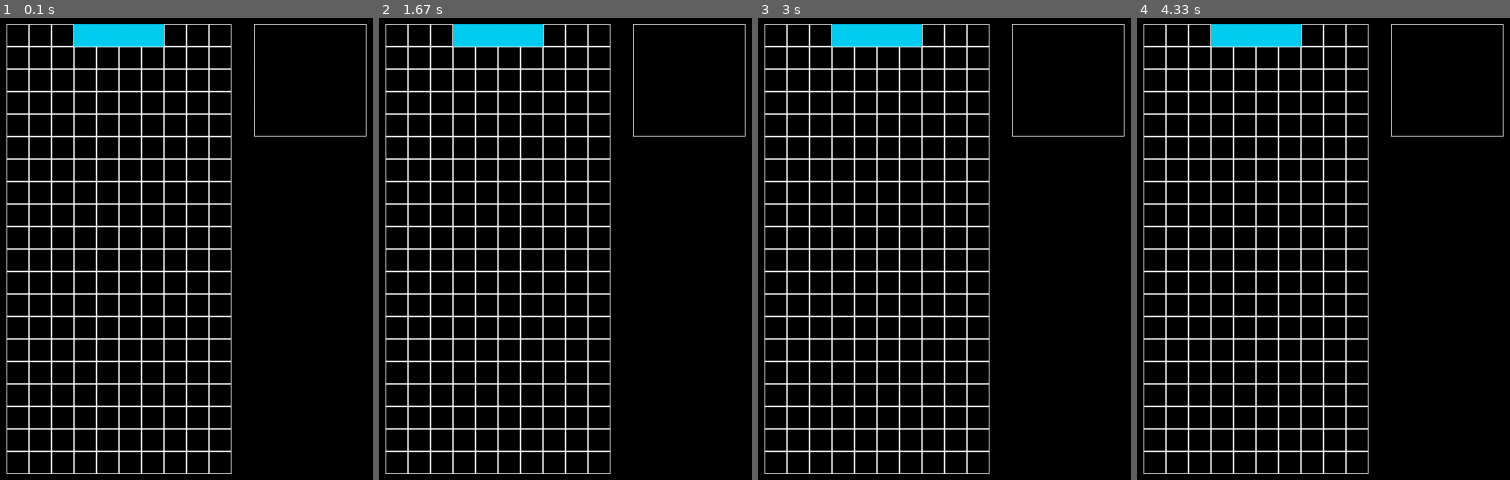
Above: before the commit, frames 1-4 (left to right).
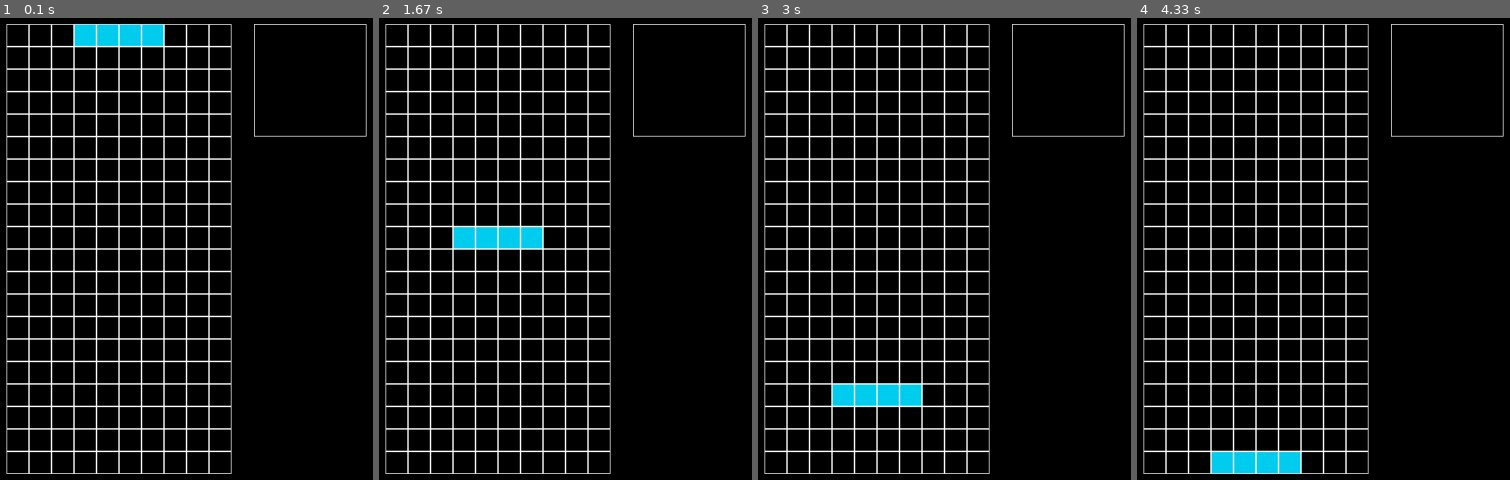
Above: after the commit, the same moments.

Repository: JoshuaEagles/Simple-Pygame-Tetris
Game: pygame game, started from tetris.py
Same seed, same stepped clock (60 frames per second), same inputs: the game is played once before the commit and once after it.
Inputs:
- Up to frame 1 (0.1 s): no input
- Up to frame 2 (1.67 s): hold D 0.33-0.8 s
- Up to frame 3 (3 s): no input
- Up to frame 4 (4.33 s): no input

The runs differ from the first frame. In frame 1, 0.3% of the frame differs, in the area x 19-44%, y 1-7%; in frame 2, 2.3%; in frame 3, 2.3%, in the area x 19-44%, y 1-84%; in frame 4, 2.3%.

Commit message:
Piece with downwards movement

Diff:
--- a/tetris.py
+++ b/tetris.py
@@ -1,4 +1,5 @@
 import sys
+import random
 import pygame
 # pylint: disable=no-name-in-module
 from pygame.locals import (
@@ -11,7 +12,8 @@
     K_RETURN,
     QUIT,
     KEYDOWN,
-    KEYUP
+    KEYUP,
+    SRCALPHA
 )
 # pylint: enable=no-name-in-module
 
@@ -23,7 +25,7 @@
 
 screen = pygame.display.set_mode(window_size)
 # pylint: disable=too-many-function-args
-background = pygame.Surface(window_size)
+background = pygame.Surface(window_size, SRCALPHA)
 # pylint: enable=too-many-function-args
 
 play_area = []
@@ -43,6 +45,8 @@
 piece_pos = [0, 0] # relative to the play area
 piece_index = 0
 piece_rotation = 0
+
+test = 0
 
 # First bool is "is key pressed", second is "is key just pressed", second will update to false 1/60 of a second after the key is pressed
 # For now, just_pressed goes unused
@@ -84,10 +88,18 @@
 
 # All game logic initializations go here, so the game can be restarted and such
 def init_game():
+    global piece_index, piece_pos, piece_rotation
     create_play_area()
+
+    piece_index = 0#random.randrange(0, 6)
+    piece_pos = pieces[piece_index][5]
+    piece_rotation = 0
+
+    insert_piece_tiles()
 
 # Draw Background (to be copied to the main screen every frame)
 def create_background():
+    background.fill([0, 0, 0, 0])
     for col in range(play_area_size[0]):
         for row in range(int(play_area_size[1] / 2)):
             pygame.draw.rect(background, [255, 255, 255], [drawn_grid_pos[0] + col * drawn_tile_size[0], drawn_grid_pos[1] + row * drawn_tile_size[1]] + drawn_tile_size, 1)
@@ -113,20 +125,28 @@
                 input_states[released_key]["pressed"] = False
 
 def update():
-    pass
+    global test
+    if test < 10:
+        test = test + 1
+        return
+    test = 0
+
+    if not piece_pos[1] >= 38:
+        remove_piece_tiles()
+        piece_pos[1] = piece_pos[1] + 1
+        insert_piece_tiles()
 
 def draw():
     screen.fill(pygame.Color(0, 0, 0))
 
     # Drawing tiles at their location
+    screen.lock()
     for col in range(play_area_size[0]):
         for row in range(int(play_area_size[1] / 2)):
             tile_color_index = play_area[col][row + 20]
             tile_color = colors[tile_color_index]
-            if tile_color_index == 0:
-                continue
-            else:
-                pygame.draw.rect(background, tile_color, [drawn_grid_pos[0] + col * drawn_tile_size[0], drawn_grid_pos[1] + row * drawn_tile_size[1]] + drawn_tile_size)
+            pygame.draw.rect(screen, tile_color, [drawn_grid_pos[0] + col * drawn_tile_size[0], drawn_grid_pos[1] + row * drawn_tile_size[1]] + drawn_tile_size)
+    screen.unlock()
 
     # Piece Preview - TODO
 
@@ -152,12 +172,6 @@
 
 init_game()
 
-piece_index = 0
-piece_rotation = 0
-piece_pos = pieces[piece_index][5]
-
-insert_piece_tiles()
-
 # Main loop
 while True:
     event_handler()
